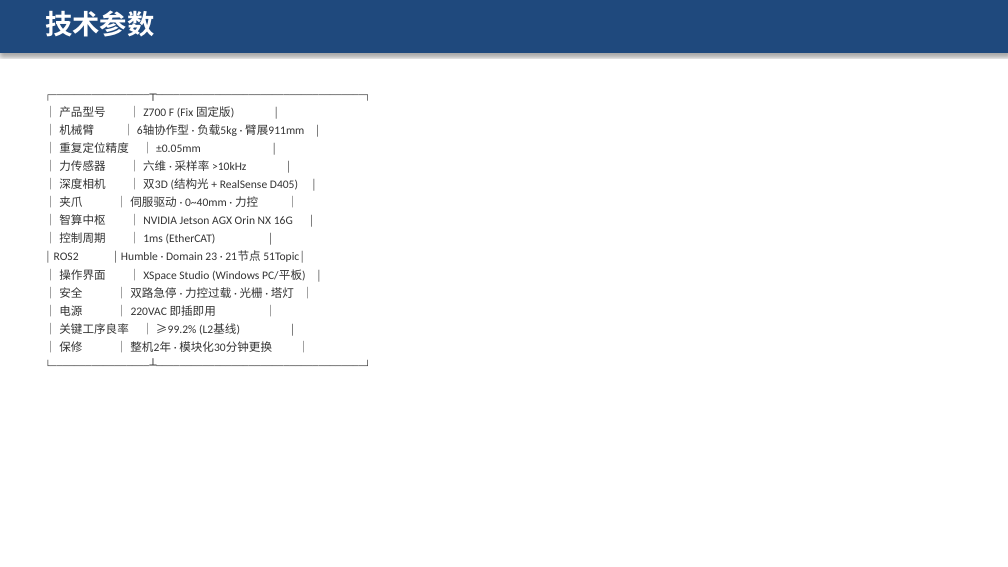
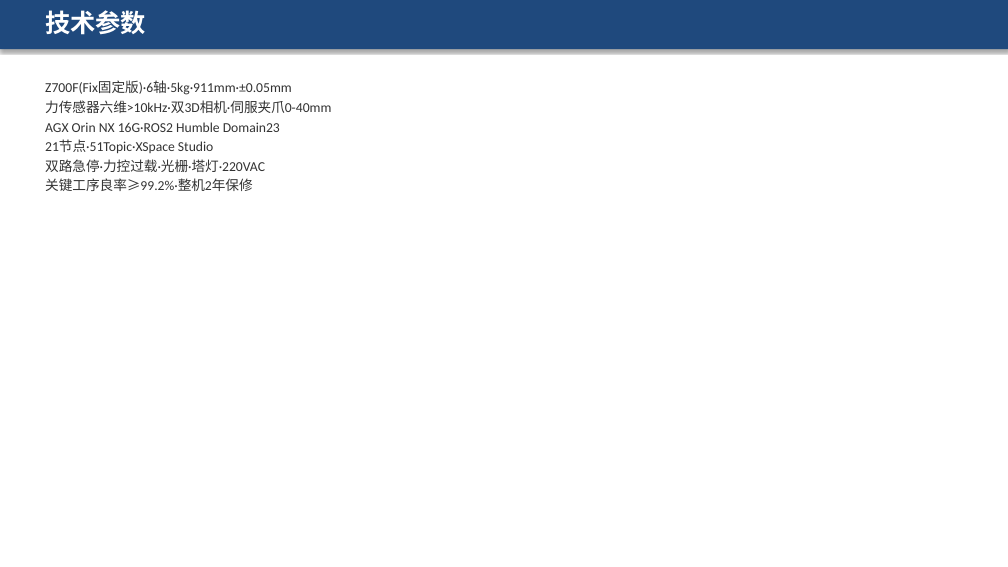
Before and after one commit to MikeBMW/lerobot-smolvla-lew, a slide deck: slide 12 of docs/Z700F-L2产品培训手册.pptx (slide 13 before the commit). Drawn at 1008x567 pixels with LibreOffice and Linux fonts; fonts in the diff are those of the drawing. Boxes give left, top, right and bottom in pixels: in the first picture for what was removed or moved away, otherwise in the second. Text is boxed around its words. In the diff, an @@ line names an element or a change of style, - is before the commit and + after.

Commit message:
docs: 全面更新 — 培训手册MD+PPTX含GUI/硬件/ROS2/电气/机械 完整产品手册

```diff
--- a/docs/Z700F-L2产品培训手册.pptx
+++ b/docs/Z700F-L2产品培训手册.pptx
@@ rectangle: place and size @@
-rectangle at [0,0,1008,53]
+rectangle at [0,0,1008,49]
@@ text "技术参数" at [45,10,146,35]: size 26 to 24 pt @@
@@ text at [45,81,331,191]: text changed; size 11 to 13 pt @@
-┌─────────────────┬────────────────────────────────────┐
-│ 产品型号 │ Z700 F (Fix 固定版) │
-│ 机械臂 │ 6轴协作型 · 负载5kg · 臂展911mm │
-│ 重复定位精度 │ ±0.05mm │
-│ 力传感器 │ 六维 · 采样率 >10kHz │
-│ 深度相机 │ 双3D (结构光 + RealSense D405) │
-│ 夹爪 │ 伺服驱动 · 0~40mm · 力控 │
-│ 智算中枢 │ NVIDIA Jetson AGX Orin NX 16G │
-│ 控制周期 │ 1ms (EtherCAT) │
-│ ROS2 │ Humble · Domain 23 · 21节点 51Topic│
-│ 操作界面 │ XSpace Studio (Windows PC/平板) │
-│ 安全 │ 双路急停 · 力控过载 · 光栅 · 塔灯 │
-│ 电源 │ 220VAC 即插即用 │
-│ 关键工序良率 │ ≥99.2% (L2基线) │
-│ 保修 │ 整机2年 · 模块化30分钟更换 │
-└─────────────────┴────────────────────────────────────┘
+Z700F(Fix固定版)·6轴·5kg·911mm·±0.05mm
+力传感器六维>10kHz·双3D相机·伺服夹爪0-40mm
+AGX Orin NX 16G·ROS2 Humble Domain23
+21节点·51Topic·XSpace Studio
+双路急停·力控过载·光栅·塔灯·220VAC
+关键工序良率≥99.2%·整机2年保修
```
Also in this commit, not shown: 7 other slides changed, 5 slides added, 6 slides removed, 1 other file.
